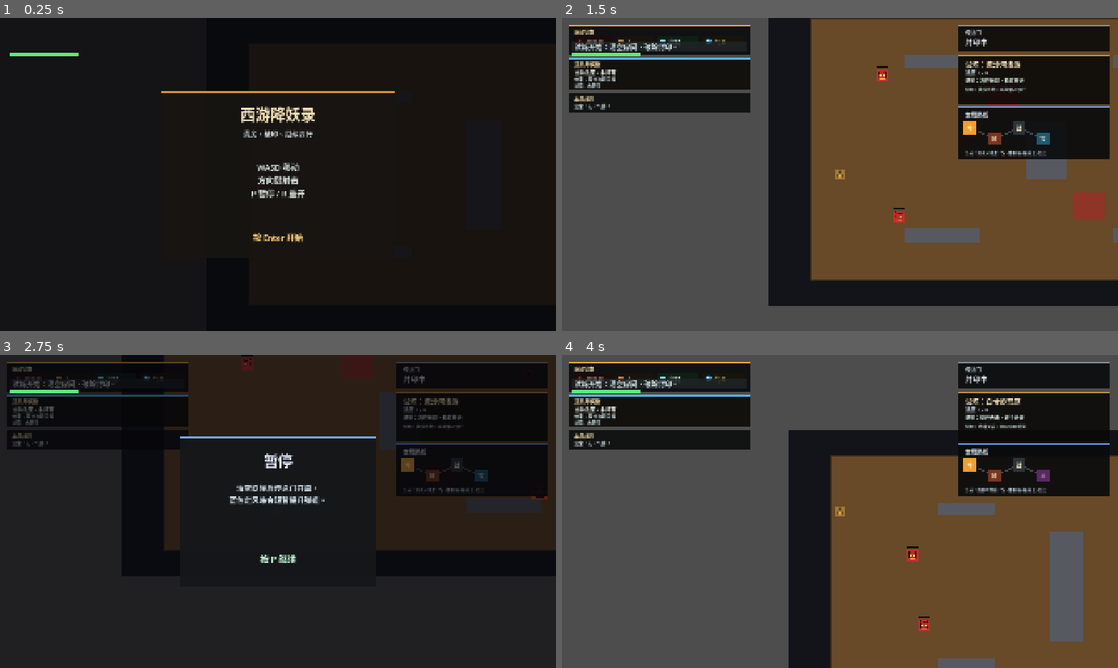
Above: before the commit, frames 1-4 (two rows, left to right).
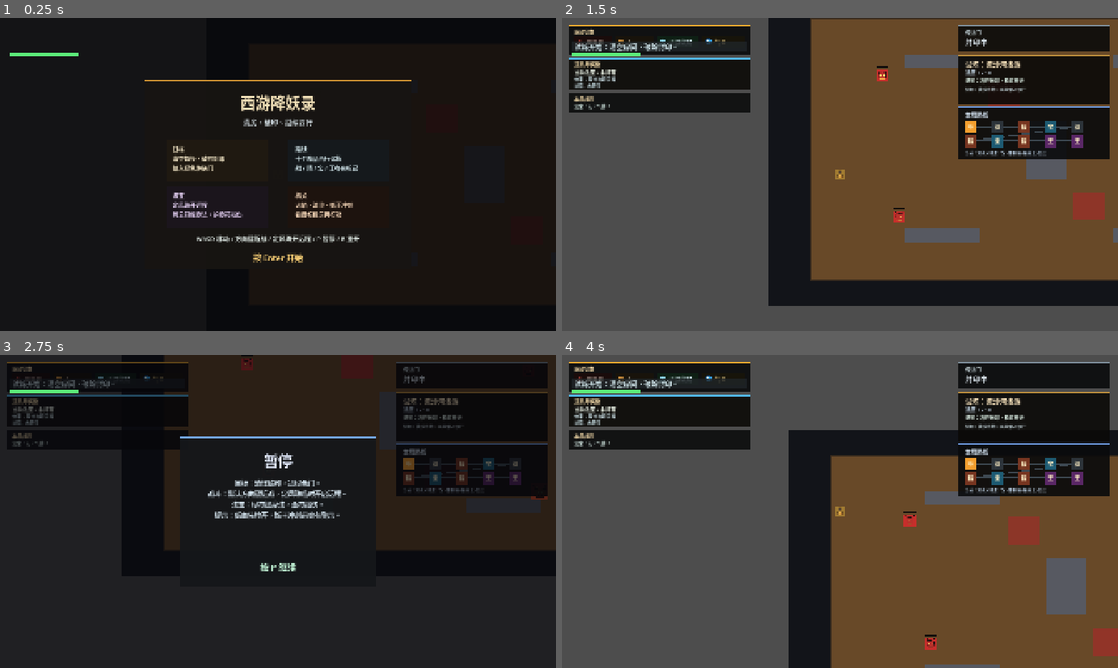
Above: after the commit, the same moments.

Repository: 1021333Liu/Game-Vibe-GoDot
Game: Godot game, scene res://scenes/main.tscn
Same seed, same stepped clock (60 frames per second), same inputs: the game is played once before the commit and once after it.
Inputs:
- Up to frame 1 (0.25 s): no input
- Up to frame 2 (1.5 s): tap Enter at 0.5, 1.35 s; hold D (move_right) 0.53-1.28 s; hold R 0.53-1.28 s; tap Space at 1.25 s; hold S (move_down) from 1.28 s (still down)
- Up to frame 3 (2.75 s): release S (move_down) at 2.03 s; hold D (move_right) from 2.03 s (still down); tap P at 2.1 s
- Up to frame 4 (4 s): release D (move_right) at 2.78 s; hold W (move_up) 2.78-3.53 s; tap R at 2.85 s; tap Enter at 3.5, 3.6 s; hold A (move_left) from 3.53 s (still down)

The runs differ from the first frame. In frame 1, 4.0% of the frame differs, in the area x 26-74%, y 19-79%; in frame 2, 1.1%; in frame 3, 2.7%; in frame 4, 4.8%, in the area x 19-100%, y 6-100%.

Commit message:
Refine route to ten melee-focused stages

Diff:
--- a/scenes/main.tscn
+++ b/scenes/main.tscn
@@ -162,7 +162,7 @@
 offset_bottom = 98.0
 theme_override_colors/font_color = Color(0.88, 0.96, 1, 1)
 theme_override_font_sizes/font_size = 20
-text = "就绪"
+text = "近战就绪"
 
 [node name="HudRewardCell" type="ColorRect" parent="CanvasLayer"]
 offset_left = 482.0
@@ -486,21 +486,21 @@
 color = Color(0.03, 0.03, 0.04, 0.82)
 
 [node name="StartPanel" type="ColorRect" parent="CanvasLayer/StartOverlay"]
-offset_left = 560.0
-offset_top = 250.0
-offset_right = 1360.0
-offset_bottom = 830.0
+offset_left = 500.0
+offset_top = 210.0
+offset_right = 1420.0
+offset_bottom = 870.0
 color = Color(0.09, 0.08, 0.07, 0.94)
 
 [node name="StartPanelAccent" type="ColorRect" parent="CanvasLayer/StartOverlay/StartPanel"]
-offset_right = 800.0
+offset_right = 920.0
 offset_bottom = 8.0
 color = Color(0.82, 0.58, 0.2, 1)
 
 [node name="StartTitle" type="Label" parent="CanvasLayer/StartOverlay/StartPanel"]
 offset_left = 52.0
 offset_top = 42.0
-offset_right = 748.0
+offset_right = 868.0
 offset_bottom = 112.0
 theme_override_colors/font_color = Color(0.95, 0.88, 0.72, 1)
 theme_override_font_sizes/font_size = 52
@@ -508,30 +508,98 @@
 horizontal_alignment = 1
 
 [node name="StartSubtitle" type="Label" parent="CanvasLayer/StartOverlay/StartPanel"]
-offset_left = 74.0
+offset_left = 84.0
 offset_top = 132.0
-offset_right = 726.0
+offset_right = 836.0
 offset_bottom = 194.0
 theme_override_colors/font_color = Color(0.78, 0.82, 0.84, 1)
 theme_override_font_sizes/font_size = 24
 text = "清房、破印、继续西行"
 horizontal_alignment = 1
 
+[node name="StartGoalPanel" type="ColorRect" parent="CanvasLayer/StartOverlay/StartPanel"]
+offset_left = 72.0
+offset_top = 212.0
+offset_right = 424.0
+offset_bottom = 352.0
+color = Color(0.13, 0.105, 0.065, 0.82)
+
+[node name="StartGoalText" type="Label" parent="CanvasLayer/StartOverlay/StartPanel"]
+offset_left = 96.0
+offset_top = 226.0
+offset_right = 402.0
+offset_bottom = 340.0
+theme_override_colors/font_color = Color(0.93, 0.88, 0.76, 1)
+theme_override_font_sizes/font_size = 20
+text = "目标\n清空妖怪，破除封印\n踏入绿色传送门"
+autowrap_mode = 3
+
+[node name="StartRoutePanel" type="ColorRect" parent="CanvasLayer/StartOverlay/StartPanel"]
+offset_left = 496.0
+offset_top = 212.0
+offset_right = 848.0
+offset_bottom = 352.0
+color = Color(0.08, 0.105, 0.12, 0.82)
+
+[node name="StartRouteText" type="Label" parent="CanvasLayer/StartOverlay/StartPanel"]
+offset_left = 520.0
+offset_top = 226.0
+offset_right = 826.0
+offset_bottom = 340.0
+theme_override_colors/font_color = Color(0.82, 0.9, 0.92, 1)
+theme_override_font_sizes/font_size = 20
+text = "路线\n十个精品西行试炼\n战 / 精 / 宝 / 王各有标记"
+autowrap_mode = 3
+
+[node name="StartTreasurePanel" type="ColorRect" parent="CanvasLayer/StartOverlay/StartPanel"]
+offset_left = 72.0
+offset_top = 372.0
+offset_right = 424.0
+offset_bottom = 512.0
+color = Color(0.11, 0.085, 0.12, 0.82)
+
+[node name="StartTreasureText" type="Label" parent="CanvasLayer/StartOverlay/StartPanel"]
+offset_left = 96.0
+offset_top = 386.0
+offset_right = 402.0
+offset_bottom = 500.0
+theme_override_colors/font_color = Color(0.9, 0.82, 0.96, 1)
+theme_override_font_sizes/font_size = 20
+text = "法宝\n定风珠开远程\n腾云符提身法，护身符挡伤"
+autowrap_mode = 3
+
+[node name="StartTrialPanel" type="ColorRect" parent="CanvasLayer/StartOverlay/StartPanel"]
+offset_left = 496.0
+offset_top = 372.0
+offset_right = 848.0
+offset_bottom = 512.0
+color = Color(0.12, 0.075, 0.055, 0.82)
+
+[node name="StartTrialText" type="Label" parent="CanvasLayer/StartOverlay/StartPanel"]
+offset_left = 520.0
+offset_top = 386.0
+offset_right = 826.0
+offset_bottom = 500.0
+theme_override_colors/font_color = Color(0.96, 0.84, 0.72, 1)
+theme_override_font_sizes/font_size = 20
+text = "机关\n火焰、流沙、妖王冲刺\n看目标提示再行动"
+autowrap_mode = 3
+
 [node name="StartControls" type="Label" parent="CanvasLayer/StartOverlay/StartPanel"]
-offset_left = 74.0
-offset_top = 244.0
-offset_right = 726.0
-offset_bottom = 424.0
+offset_left = 84.0
+offset_top = 534.0
+offset_right = 836.0
+offset_bottom = 584.0
 theme_override_colors/font_color = Color(0.86, 0.9, 0.88, 1)
-theme_override_font_sizes/font_size = 28
-text = "WASD 移动\n方向键射击\nP 暂停 / R 重开"
+theme_override_font_sizes/font_size = 22
+text = "WASD 移动 / 方向键近战 / 定风珠开远程 / P 暂停 / R 重开"
 horizontal_alignment = 1
 
 [node name="StartHint" type="Label" parent="CanvasLayer/StartOverlay/StartPanel"]
-offset_left = 74.0
-offset_top = 486.0
-offset_right = 726.0
-offset_bottom = 552.0
+offset_left = 84.0
+offset_top = 596.0
+offset_right = 836.0
+offset_bottom = 640.0
 theme_override_colors/font_color = Color(1, 0.83, 0.47, 1)
 theme_override_font_sizes/font_size = 28
 text = "按 Enter 开始"
@@ -567,19 +635,20 @@
 
 [node name="PauseTips" type="Label" parent="CanvasLayer/PauseOverlay/PausePanel"]
 offset_left = 58.0
-offset_top = 158.0
+offset_top = 144.0
 offset_right = 622.0
-offset_bottom = 370.0
+offset_bottom = 412.0
 theme_override_colors/font_color = Color(0.82, 0.88, 0.92, 1)
-theme_override_font_sizes/font_size = 26
-text = "清空妖怪后传送门开启。\n蓝色定风珠会短暂提升弹道。"
-horizontal_alignment = 1
+theme_override_font_sizes/font_size = 23
+text = "目标：清怪破印，进绿色门。\n战斗：默认方向键近战，定风珠临时开启远程。\n法宝：绿符提身法，金符挡伤。\n提示：低血先拉开，妖王冲刺前会有警示。"
+horizontal_alignment = 1
+autowrap_mode = 3
 
 [node name="PauseHint" type="Label" parent="CanvasLayer/PauseOverlay/PausePanel"]
 offset_left = 58.0
-offset_top = 402.0
+offset_top = 430.0
 offset_right = 622.0
-offset_bottom = 476.0
+offset_bottom = 492.0
 theme_override_colors/font_color = Color(0.78, 0.98, 0.86, 1)
 theme_override_font_sizes/font_size = 30
 text = "按 P 继续"
--- a/scripts/main.gd
+++ b/scripts/main.gd
@@ -14,9 +14,15 @@
 const ENEMY_SIZE := Vector2(42, 42)
 const BULLET_SIZE := Vector2(18, 10)
 const PICKUP_SIZE := Vector2(30, 30)
+const MELEE_RANGE := 62.0
+const MELEE_WIDTH := 78.0
+const MELEE_LIFETIME := 0.11
 const HIT_FLASH_TIME := 0.16
 const HIT_KNOCKBACK := 260.0
 const HAZARD_CONTACT_COOLDOWN := 0.95
+const LATE_ROOM_SPEED_STEP := 0.06
+const BOSS_ROOM_SPEED_BONUS := 0.08
+const LATE_ROOM_HP_STEP := 1
 const ENEMY_CHASE_STEER := 90.0
 const ENEMY_WANDER_STEER := 34.0
 const ELITE_RUSH_INTERVAL := 3.2
@@ -45,6 +51,7 @@
 var room_message := ""
 var enemies: Array[Dictionary] = []
 var bullets: Array[Dictionary] = []
+var melee_effects: Array[Dictionary] = []
 var pickups: Array[Dictionary] = []
 var hazards: Array[Dictionary] = []
 var doors_open := false
@@ -124,7 +131,7 @@
 	_attach_art(player.get_node("Body"), "player")
 	_draw_room_border()
 	room_pools = _build_room_pools()
-	room_templates = _build_room_route()
+	room_templates = _build_curated_room_route()
 	_spawn_shot_meter()
 	_update_route_preview()
 	_load_room(0, true)
@@ -148,6 +155,7 @@
 	hazard_contact_timer = maxf(0.0, hazard_contact_timer - delta)
 	_handle_shoot_input()
 	_update_bullets(delta)
+	_update_melee_effects(delta)
 	_update_enemies(delta)
 	_update_hazards(delta)
 	_update_pickups(delta)
@@ -173,7 +181,45 @@
 	if direction == Vector2.ZERO:
 		return
 	shot_timer = _current_shot_cooldown()
-	_spawn_bullet(direction)
+	if shot_boost_timer > 0.0:
+		_spawn_bullet(direction)
+	else:
+		_spawn_melee_attack(direction)
+
+func _spawn_melee_attack(direction: Vector2) -> void:
+	var slash := ColorRect.new()
+	var horizontal := absf(direction.x) > 0.0
+	slash.size = Vector2(MELEE_RANGE, MELEE_WIDTH) if horizontal else Vector2(MELEE_WIDTH, MELEE_RANGE)
+	var offset := Vector2(direction.x * (PLAYER_SIZE.x * 0.5 + slash.size.x * 0.5), direction.y * (PLAYER_SIZE.y * 0.5 + slash.size.y * 0.5))
+	slash.position = player.position + offset - slash.size / 2.0
+	slash.color = Color(1.0, 0.82, 0.32, 0.48)
+	bullets_root.add_child(slash)
+	melee_effects.append({
+		"node": slash,
+		"life": MELEE_LIFETIME,
+	})
+	_damage_enemies_in_melee(Rect2(slash.position, slash.size), direction)
+
+func _damage_enemies_in_melee(melee_rect: Rect2, direction: Vector2) -> void:
+	var hit_indices: Array[int] = []
+	for i in enemies.size():
+		var enemy_node: ColorRect = enemies[i].node
+		if melee_rect.intersects(Rect2(enemy_node.position, enemy_node.size)):
+			hit_indices.append(i)
+	for i in range(hit_indices.size() - 1, -1, -1):
+		_damage_enemy(hit_indices[i], direction)
+
+func _update_melee_effects(delta: float) -> void:
+	for i in range(melee_effects.size() - 1, -1, -1):
+		var effect := melee_effects[i]
+		var node: ColorRect = effect.node
+		effect.life -= delta
+		if is_instance_valid(node):
+			node.modulate.a = clampf(effect.life / MELEE_LIFETIME, 0.0, 1.0)
+		if effect.life <= 0.0:
+			if is_instance_valid(node):
+				node.queue_free()
+			melee_effects.remove_at(i)
 
 func _spawn_bullet(direction: Vector2) -> void:
 	var bullet := ColorRect.new()
@@ -216,7 +262,7 @@
 		wall.add_to_group("wall")
 		walls_root.add_child(wall)
 
-func _spawn_hazards(configs: Array) -> void:
+func _spawn_hazards(configs: Array, room_type: String = "combat") -> void:
 	for config in configs:
 		var hazard_type := String(config.get("type", "spike"))
 		var hazard := ColorRect.new()
@@ -230,6 +276,7 @@
 			"type": hazard_type,
 			"phase": randf_range(0.0, TAU),
 			"armed": bool(config.get("armed", true)),
+			"cooldown_scale": _room_hazard_cooldown_scale(room_type),
 		})
 
 func _update_hazards(delta: float) -> void:
@@ -262,7 +309,7 @@
 			continue
 		var node: ColorRect = hazard.node
 		if player_rect.intersects(Rect2(node.position, node.size)):
-			hazard_contact_timer = HAZARD_CONTACT_COOLDOWN
+			hazard_contact_timer = HAZARD_CONTACT_COOLDOWN * float(hazard.get("cooldown_scale", 1.0))
 			if shield_charges > 0:
 				shield_charges -= 1
 				_show_room_message("护身符挡下机关伤害", 1.1)
@@ -283,6 +330,15 @@
 		return "黑风卷身：短暂无敌"
 	return "机关刺伤：短暂无敌"
 
+func _room_hazard_cooldown_scale(room_type: String) -> float:
+	if current_room_index < 2:
+		return 1.0
+	if room_type == "boss":
+		return 0.82
+	if room_type == "elite":
+		return 0.9
+	return 0.95
+
 func _spawn_enemies(configs: Array) -> void:
 	for config in configs:
 		_spawn_enemy(config)
@@ -292,7 +348,8 @@
 	var enemy_position: Vector2 = config.get("position", Vector2.ZERO)
 	var enemy_velocity: Vector2 = config.get("velocity", Vector2.RIGHT)
 	var behavior := String(config.get("behavior", _default_enemy_behavior(hp)))
-	var speed := float(config.get("speed", ENEMY_SPEED))
+	hp = _scale_enemy_hp(hp, behavior)
+	var speed := float(config.get("speed", ENEMY_SPEED)) * _room_enemy_speed_scale(behavior)
 	var enemy := ColorRect.new()
 	enemy.position = enemy_position
 	enemy.size = ENEMY_SIZE if hp == 1 else Vector2(58, 58)
@@ -441,6 +498,28 @@
 		"speed": ENEMY_SPEED * 1.05,
 	})
 
+func _room_enemy_speed_scale(behavior: String) -> float:
+	if current_room_index < 2:
+		return 1.0
+	var late_steps: int = max(0, current_room_index - 1)
+	var speed_scale: float = 1.0 + float(late_steps) * LATE_ROOM_SPEED_STEP
+	if current_room_type == "boss" or behavior == "boss":
+		speed_scale += BOSS_ROOM_SPEED_BONUS
+	elif current_room_type == "elite" or behavior == "elite":
+		speed_scale += 0.04
+	return minf(speed_scale, 1.24)
+
+func _scale_enemy_hp(base_hp: int, behavior: String) -> int:
+	if current_room_index < 2:
+		return base_hp
+	if behavior == "summon":
+		return base_hp
+	if current_room_type == "boss" and behavior == "boss":
+		return base_hp + LATE_ROOM_HP_STEP
+	if current_room_index >= 3 and (behavior == "elite" or base_hp >= 3):
+		return base_hp + LATE_ROOM_HP_STEP
+	return base_hp
+
 func _default_enemy_behavior(hp: int) -> String:
 	if hp >= 8:
 		return "boss"
@@ -546,7 +625,7 @@
 				player.apply_speed_boost(SPEED_BOOST_DURATION, SPEED_BOOST_MULTIPLIER)
 				_show_room_message("拾取%s：%.0f 秒内移速提升" % [reward_name, SPEED_BOOST_DURATION], 1.8)
 			elif reward_type == "shield":
-				shield_charges = min(shield_charges + 1, 2)
+				shield_charges = min(shield_charges + 1, _max_shield_charges())
 				_show_room_message("拾取%s：护盾+1" % reward_name, 1.8)
 			else:
 				shot_boost_timer = SHOT_BOOST_DURATION
@@ -718,6 +797,9 @@
 		guard += 1
 	return [first, second]
 
+func _max_shield_charges() -> int:
+	return 1 if current_room_type == "rest" else 2
+
 func _show_room_message(message: String, duration: float) -> void:
 	room_message = message
 	message_timer = duration
@@ -847,6 +929,31 @@
 					{ "position": Vector2(1470, 360), "velocity": Vector2(-1, 0.66), "hp": 1, "behavior": "chase", "speed": ENEMY_SPEED },
 					{ "position": Vector2(400, 700), "velocity": Vector2(0.9, -0.9), "hp": 1, "behavior": "wander", "speed": ENEMY_SPEED * 1.08 },
 					{ "position": Vector2(1450, 710), "velocity": Vector2(-0.8, -0.92), "hp": 1, "behavior": "wander", "speed": ENEMY_SPEED * 1.08 },
+				],
+			},
+			{
+				"id": "combat_spider",
+				"hint": "别被中路牵制，先破两翼",
+				"lore": "蛛丝结网，越急越乱",
+				"name": "盘丝洞窄厅",
+				"type": "combat",
+				"walls": [
+					Rect2(420, 260, 180, 40),
+					Rect2(1320, 260, 180, 40),
+					Rect2(420, 780, 180, 40),
+					Rect2(1320, 780, 180, 40),
+					Rect2(760, 390, 110, 300),
+					Rect2(1050, 390, 110, 300),
+				],
+				"hazards": [
+					{ "type": "spike", "rect": Rect2(890, 390, 140, 82) },
+					{ "type": "spike", "rect": Rect2(890, 608, 140, 82) },
+				],
+				"enemies": [
+					{ "position": Vector2(420, 420), "velocity": Vector2(1, 0.7), "hp": 1, "behavior": "chase", "speed": ENEMY_SPEED * 1.04 },
+					{ "position": Vector2(1460, 420), "velocity": Vector2(-1, 0.7), "hp": 1, "behavior": "chase", "speed": ENEMY_SPEED * 1.04 },
+					{ "position": Vector2(420, 690), "velocity": Vector2(1, -0.7), "hp": 1, "behavior": "wander", "speed": ENEMY_SPEED * 1.14 },
+					{ "position": Vector2(1460, 690), "velocity": Vector2(-1, -0.7), "hp": 2, "behavior": "wander", "speed": ENEMY_SPEED * 1.1 },
 				],
 			},
 		],
@@ -970,25 +1077,64 @@
 					{ "position": Vector2(1290, 630), "velocity": Vector2(-1.0, 0.72), "hp": 2, "behavior": "chase", "speed": ENEMY_SPEED },
 				],
 			},
+			{
+				"id": "boss_lion_camel",
+				"name": "狮驼岭三魔影",
+				"type": "boss",
+				"hint": "不要恋战，绕开中场风区逐个削血",
+				"lore": "岭上风腥，三影压境",
+				"walls": [
+					Rect2(440, 245, 260, 46),
+					Rect2(1220, 245, 260, 46),
+					Rect2(440, 790, 260, 46),
+					Rect2(1220, 790, 260, 46),
+					Rect2(850, 410, 220, 54),
+					Rect2(850, 616, 220, 54),
+				],
+				"hazards": [
+					{ "type": "wind", "rect": Rect2(730, 470, 120, 140) },
+					{ "type": "fire", "rect": Rect2(1070, 470, 120, 140) },
+				],
+				"enemies": [
+					{ "position": Vector2(960, 520), "velocity": Vector2(0.85, 0.45), "hp": 10, "behavior": "boss", "speed": ENEMY_SPEED * 0.86 },
+					{ "position": Vector2(560, 430), "velocity": Vector2(1.0, -0.62), "hp": 3, "behavior": "elite", "speed": ENEMY_SPEED * 0.96 },
+					{ "position": Vector2(1360, 650), "velocity": Vector2(-1.0, 0.62), "hp": 3, "behavior": "elite", "speed": ENEMY_SPEED * 0.96 },
+				],
+			},
 		],
 	}
 
 func _build_room_route() -> Array[Dictionary]:
+	return _build_curated_room_route()
+
+func _build_curated_room_route() -> Array[Dictionary]:
+	var all_rooms: Array[Dictionary] = []
+	all_rooms.append_array(room_pools.combat)
+	all_rooms.append_array(room_pools.elite)
+	all_rooms.append_array(room_pools.rest)
+	all_rooms.append_array(room_pools.boss)
+	var route_ids := [
+		"combat_bridge",
+		"combat_bone",
+		"elite_default",
+		"rest_calm",
+		"combat_spider",
+		"elite_fire_cloud",
+		"rest_dragon",
+		"elite_jindou",
+		"boss_blackwind",
+		"boss_lion_camel",
+	]
 	var route: Array[Dictionary] = []
-	var target_rooms := 4 + (randi() % 2)
-	var last_combat_id := ""
-	route.append(_pick_room_from_pool(room_pools.combat, last_combat_id))
-	last_combat_id = route[route.size() - 1].id
-	if target_rooms == 5:
-		route.append(_pick_room_from_pool(room_pools.combat, last_combat_id))
-		last_combat_id = route[route.size() - 1].id
-	route.append(_pick_room_from_pool(room_pools.elite))
-	route.append(_pick_room_from_pool(room_pools.combat, last_combat_id))
-	if randi() % 2 == 0:
-		route.append(_pick_room_from_pool(room_pools.rest))
-	else:
-		route.append(_pick_room_from_pool(room_pools.boss))
+	for room_id in route_ids:
+		route.append(_clone_room_template(_find_room_template(all_rooms, room_id)))
 	return route
+
+func _find_room_template(rooms: Array[Dictionary], room_id: String) -> Dictionary:
+	for room in rooms:
+		if String(room.get("id", "")) == room_id:
+			return room
+	return rooms[0]
 
 func _load_room(room_index: int, is_first_room: bool) -> void:
 	current_room_index = clampi(room_index, 0, max(0, room_templates.size() - 1))
@@ -1002,6 +1148,7 @@
 	room_message = ""
 	hazard_contact_timer = 0.0
 	bullets.clear()
+	melee_effects.clear()
 	enemies.clear()
 	pickups.clear()
 	_clear_hazards()
@@ -1018,7 +1165,7 @@
 	_update_route_preview()
 	_update_reward_panel()
 	_spawn_walls(room_config.walls)
-	_spawn_hazards(room_config.get("hazards", []))
+	_spawn_hazards(room_config.get("hazards", []), current_room_type)
 	_spawn_enemies(room_config.enemies)
 	_spawn_rest_room_reward()
 	player.global_position = Vector2(ROOM_MIN.x + 88.0, (ROOM_MIN.y + ROOM_MAX.y) * 0.5)
@@ -1030,7 +1177,8 @@
 func _update_hud() -> void:
 	var cooldown := _current_shot_cooldown()
 	var charge_ratio := 1.0 - clampf(shot_timer / cooldown, 0.0, 1.0)
-	var charge := "就绪" if shot_timer <= 0.0 else "%d%%" % roundi(charge_ratio * 100.0)
+	var attack_mode := "远程" if shot_boost_timer > 0.0 else "近战"
+	var charge := "%s就绪" % attack_mode if shot_timer <= 0.0 else "%s%d%%" % [attack_mode, roundi(charge_ratio * 100.0)]
 	hud_label.text = "取经状态"
 	hud_hp_value.text = _build_health_marks()
 	hud_enemy_value.text = "%d" % enemies.size()
@@ -1046,7 +1194,7 @@
 	elif not hazards.is_empty() and not doors_open and not ended:
 		objective_label.text = "清空房间。红色/蓝色机关区会造成伤害。"
 	elif not doors_open and not ended:
-		objective_label.text = "清空房间。蓝色掉落会短暂强化弹道。"
+		objective_label.text = "近身斩妖。获得定风珠后可短暂远程攻击。"
 	elif doors_open and not ended:
 		objective_label.text = "房间已净，进入绿色传送门。"
 
@@ -1193,13 +1341,16 @@
 	if room_templates.is_empty():
 		return
 	var total := room_templates.size()
-	var step_x := 84.0 if total <= 5 else 68.0
-	var start_x := 18.0
-	var mid_y := 48.0
+	var columns := 5
+	var step_x := 92.0
+	var row_gap := 48.0
+	var start_x := 20.0
+	var start_y := 26.0
 	var points: Array[Vector2] = []
 	for i in range(total):
-		var row_offset := -18.0 if i % 2 == 0 else 18.0
-		points.append(Vector2(start_x + step_x * float(i), mid_y + row_offset))
+		var column := i % columns
+		var row := int(i / columns)
+		points.append(Vector2(start_x + step_x * float(column), start_y + row_gap * float(row)))
 	for i in range(points.size() - 1):
 		_add_route_link(points[i], points[i + 1], i < current_room_index or run_complete)
 	for i in range(points.size()):
Not shown, changed: README.md
